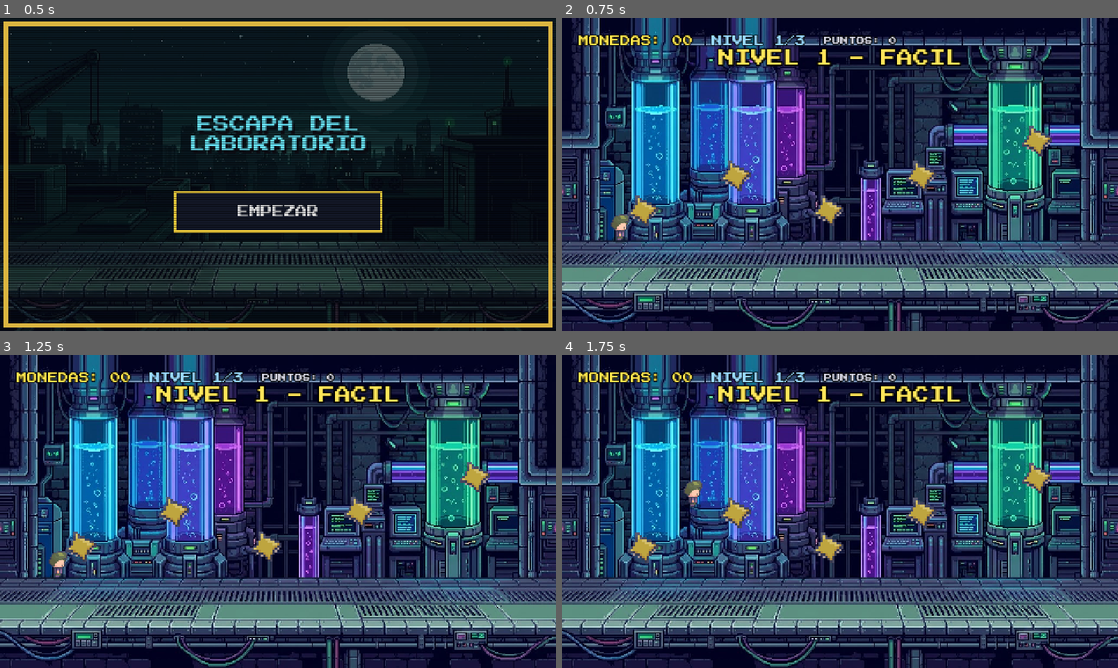
Above: before the commit, frames 1-4 (two rows, left to right).
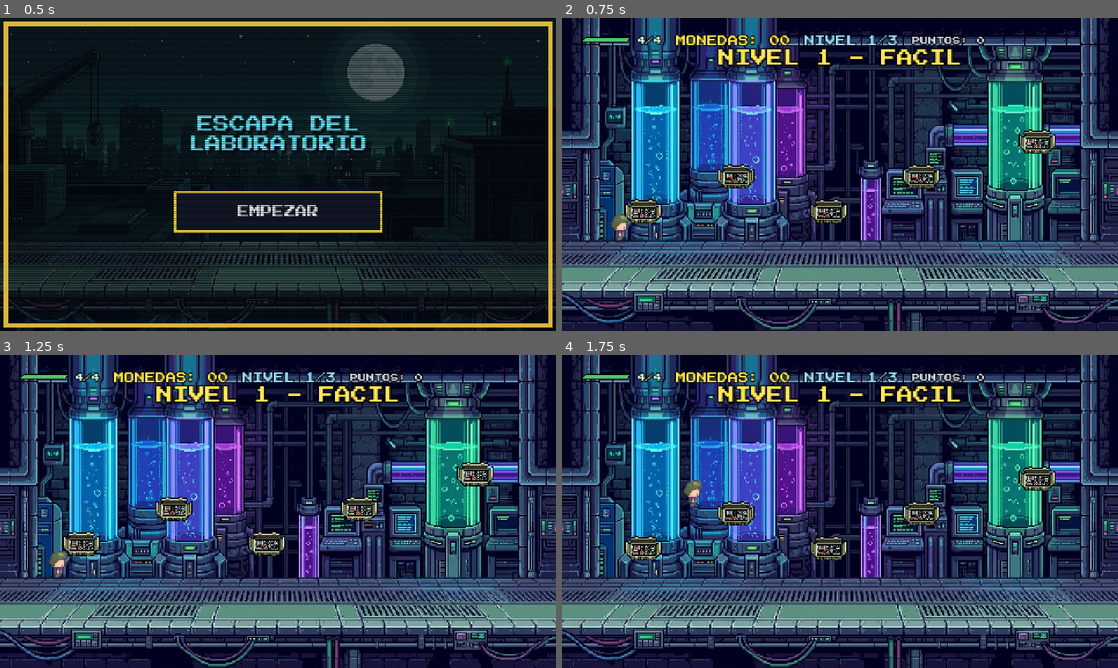
Above: after the commit, the same moments.

Repository: LuisVerduzco822/Escape_del_laboratorio_godot
Game: Godot game, scene res://scenes/Main.tscn
The game is run twice, just before and just after one commit, with the same random seed, the same clock (stepped at 60 frames per second) and the same inputs.
Inputs (mouse positions are in pixels of both pictures, inside the frame that each line leads up to):
- Up to frame 1 (0.5 s): no input
- Up to frame 2 (0.75 s): click "EMPEZAR" at 0.5 s
- Up to frame 3 (1.25 s): no input
- Up to frame 4 (1.75 s): tap Enter (ui_accept) at 1.25 s; move the mouse to (962, 495) at 1.27 s; hold Right (ui_right) from 1.28 s (still down); tap Space (jump) at 1.52 s

Frame 1 is identical in both runs. In frame 2, 4.1% of the frame differs, in the area x 2-89%, y 5-67%; in frame 3, 4.2%, in the area x 2-89%, y 5-66%; in frame 4, 4.1%.

Commit message:
Mejoras a mecánicas

Diff:
--- a/scenes/Main.tscn
+++ b/scenes/Main.tscn
@@ -52,39 +52,56 @@
 anchor_bottom = 1.0
 color = Color(0.02, 0.02, 0.04, 0.82)
 
-[node name="CenterContainer" type="CenterContainer" parent="EndLayer"]
+[node name="CenterContainer" type="Control" parent="EndLayer"]
+layout_mode = 3
 anchors_preset = 15
 anchor_right = 1.0
 anchor_bottom = 1.0
+grow_horizontal = 2
+grow_vertical = 2
 
 [node name="VBoxContainer" type="VBoxContainer" parent="EndLayer/CenterContainer"]
-layout_mode = 2
+layout_mode = 1
+anchors_preset = 15
+anchor_right = 1.0
+anchor_bottom = 1.0
+grow_horizontal = 2
+grow_vertical = 2
 theme_override_constants/separation = 12
 alignment = 1
 
 [node name="TitleStack" type="Control" parent="EndLayer/CenterContainer/VBoxContainer"]
-custom_minimum_size = Vector2(280, 34)
+custom_minimum_size = Vector2(0, 48)
 layout_mode = 2
+size_flags_horizontal = 3
 
 [node name="TitleShadow" type="Label" parent="EndLayer/CenterContainer/VBoxContainer/TitleStack"]
 layout_mode = 0
+anchor_right = 1.0
+anchor_bottom = 1.0
 offset_left = 2.0
 offset_top = 3.0
-offset_right = 282.0
-offset_bottom = 37.0
+offset_right = 2.0
+offset_bottom = 3.0
 theme_override_colors/font_color = Color(0.05, 0.05, 0.08, 1)
 theme_override_font_sizes/font_size = 13
 text = "GAME OVER"
 horizontal_alignment = 1
+vertical_alignment = 1
+autowrap_mode = 3
+clip_text = true
 
 [node name="TitleLabel" type="Label" parent="EndLayer/CenterContainer/VBoxContainer/TitleStack"]
 layout_mode = 0
-offset_right = 280.0
-offset_bottom = 34.0
+anchor_right = 1.0
+anchor_bottom = 1.0
 theme_override_colors/font_color = Color(1, 0.9, 0.3, 1)
 theme_override_font_sizes/font_size = 13
 text = "GAME OVER"
 horizontal_alignment = 1
+vertical_alignment = 1
+autowrap_mode = 3
+clip_text = true
 
 [node name="ScoreSummaryLabel" type="Label" parent="EndLayer/CenterContainer/VBoxContainer"]
 layout_mode = 2
@@ -100,11 +117,13 @@
 [node name="RetryButton" type="Button" parent="EndLayer/CenterContainer/VBoxContainer"]
 custom_minimum_size = Vector2(180, 36)
 layout_mode = 2
+size_flags_horizontal = 4
 text = "REINTENTAR"
 
 [node name="MenuButton" type="Button" parent="EndLayer/CenterContainer/VBoxContainer"]
 custom_minimum_size = Vector2(180, 36)
 layout_mode = 2
+size_flags_horizontal = 4
 text = "MENÚ PRINCIPAL"
 
 [node name="EndScanlines" type="TextureRect" parent="EndLayer"]
--- a/scenes/item/Coin.tscn
+++ b/scenes/item/Coin.tscn
@@ -1,7 +1,7 @@
 [gd_scene load_steps=3 format=3]
 
 [ext_resource type="Script" path="res://scripts/item/Coin.gd" id="1"]
-[ext_resource type="Texture2D" path="res://assets/decor/star_item.png" id="2"]
+[ext_resource type="Texture2D" path="res://assets/tiles/toolbox.png" id="2"]
 
 [sub_resource type="CircleShape2D" id="CircleShape2D_coin"]
 radius = 7.0
@@ -16,7 +16,7 @@
 
 [node name="Icon" type="Node2D" parent="."]
 
-[node name="Star" type="Sprite2D" parent="Icon"]
-scale = Vector2(2, 2)
+[node name="Toolbox" type="Sprite2D" parent="Icon"]
+scale = Vector2(0.75, 0.75)
 texture = ExtResource("2")
 texture_filter = 1
--- a/scenes/ui/HUD.tscn
+++ b/scenes/ui/HUD.tscn
@@ -1,6 +1,7 @@
-[gd_scene load_steps=2 format=3]
+[gd_scene load_steps=3 format=3]
 
 [ext_resource type="Script" path="res://scripts/ui/HUD.gd" id="1"]
+[ext_resource type="SpriteFrames" path="res://scenes/ui/LivesSpriteFrames.tres" id="2"]
 
 [node name="HUD" type="CanvasLayer"]
 script = ExtResource("1")
@@ -14,7 +15,26 @@
 theme_override_constants/margin_top = 4
 
 [node name="HBoxContainer" type="HBoxContainer" parent="MarginContainer"]
-theme_override_constants/separation = 16
+theme_override_constants/separation = 12
+
+[node name="LivesRow" type="HBoxContainer" parent="MarginContainer/HBoxContainer"]
+theme_override_constants/separation = 3
+
+[node name="LivesSprite" type="AnimatedSprite2D" parent="MarginContainer/HBoxContainer/LivesRow"]
+position = Vector2(24, 8)
+sprite_frames = ExtResource("2")
+animation = &"green"
+texture_filter = 1
+
+[node name="LivesSpacer" type="Control" parent="MarginContainer/HBoxContainer/LivesRow"]
+custom_minimum_size = Vector2(48, 16)
+
+[node name="LivesLabel" type="Label" parent="MarginContainer/HBoxContainer/LivesRow"]
+theme_override_font_sizes/font_size = 7
+theme_override_colors/font_color = Color(0.85, 1, 0.88, 1)
+theme_override_colors/font_outline_color = Color(0, 0, 0, 1)
+theme_override_constants/outline_size = 3
+text = "4/4"
 
 [node name="CoinsLabel" type="Label" parent="MarginContainer/HBoxContainer"]
 theme_override_font_sizes/font_size = 9
--- a/scripts/autoload/GameManager.gd
+++ b/scripts/autoload/GameManager.gd
@@ -1,14 +1,16 @@
 extends Node
 ## Autoload (Singleton) con el estado global de la partida: monedas,
-## puntos y nivel actual. El jugador tiene una sola vida: cualquier
-## golpe lateral de una bola de fuego termina la partida.
+## puntos, nivel actual y las cuatro vidas del jugador.
 
 signal score_changed(new_score: int)
+signal lives_changed(new_lives: int)
 signal coins_changed(new_coins: int)
 signal level_changed(new_level: int)
 signal coins_target_changed(target: int)
 signal game_over
 signal victory
+
+const START_LIVES := 4
 
 var max_level := 3
 
@@ -16,13 +18,16 @@
 var coins := 0
 var coins_target := 0
 var current_level := 1
+var lives := START_LIVES
 
 
 func start_new_game() -> void:
 	score = 0
 	coins = 0
 	current_level = 1
+	lives = START_LIVES
 	score_changed.emit(score)
+	lives_changed.emit(lives)
 	coins_changed.emit(coins)
 	level_changed.emit(current_level)
 
@@ -54,6 +59,17 @@
 	game_over.emit()
 
 
+func player_hit() -> void:
+	if lives <= 0:
+		return
+	lives -= 1
+	lives_changed.emit(lives)
+	if lives == 0:
+		player_died()
+	else:
+		AudioManager.play_sfx("hit")
+
+
 func level_complete() -> void:
 	if current_level >= max_level:
 		AudioManager.stop_music()
--- a/scripts/enemy/Fireball.gd
+++ b/scripts/enemy/Fireball.gd
@@ -2,7 +2,7 @@
 ## Bola de fuego: aparece en el borde derecho de la pantalla y avanza
 ## en línea recta hacia la izquierda sobre la pasarela metálica. Si el
 ## jugador la pisa desde arriba (cayendo), se destruye y el jugador
-## rebota; si la toca de lado, el jugador pierde.
+## rebota; si la toca de lado, el jugador pierde una vida.
 
 @export var speed := 120.0
 
@@ -27,7 +27,7 @@
 func _on_body_entered(body: Node) -> void:
 	if _dead or not body.is_in_group("player"):
 		return
-	if body.has_method("die") == false:
+	if body.has_method("take_damage") == false:
 		return
 
 	var falling: bool = "velocity" in body and body.velocity.y > 0.0
@@ -37,7 +37,7 @@
 	if falling and is_above:
 		_die_stomped(body)
 	else:
-		body.die()
+		body.take_damage()
 
 
 func _die_stomped(player: Node) -> void:
--- a/scripts/item/Coin.gd
+++ b/scripts/item/Coin.gd
@@ -4,13 +4,22 @@
 
 @export var value := 1
 
+var _animation_step := 0
+
 
 func _ready() -> void:
 	body_entered.connect(_on_body_entered)
-	var t := create_tween()
-	t.set_loops()
-	t.tween_property($Icon, "position:y", -3.0, 0.5).set_trans(Tween.TRANS_SINE)
-	t.tween_property($Icon, "position:y", 0.0, 0.5).set_trans(Tween.TRANS_SINE)
+	var animation_timer := Timer.new()
+	animation_timer.wait_time = 0.4
+	animation_timer.timeout.connect(_advance_animation)
+	add_child(animation_timer)
+	animation_timer.start()
+
+
+func _advance_animation() -> void:
+	_animation_step = (_animation_step + 1) % 4
+	var offsets := [0.0, -4.0, 0.0, 4.0]
+	$Icon.position.y = offsets[_animation_step]
 
 
 func _on_body_entered(body: Node) -> void:
--- a/scripts/player/Player.gd
+++ b/scripts/player/Player.gd
@@ -1,7 +1,9 @@
 extends CharacterBody2D
 ## Jugador estilo plataformas (Mario-like): movimiento horizontal,
 ## gravedad y salto. Si pisa una bola de fuego desde arriba la
-## elimina y rebota; si la toca de lado, pierde.
+## elimina y rebota; si la toca de lado, pierde una vida.
+
+const INVULN_TIME := 1.0
 
 @export var speed := 140.0
 @export var gravity := 1200.0
@@ -13,6 +15,7 @@
 
 var facing := "right"
 var dead := false
+var invuln_timer := 0.0
 
 
 func _ready() -> void:
@@ -23,6 +26,10 @@
 func _physics_process(delta: float) -> void:
 	if dead:
 		return
+	if invuln_timer > 0.0:
+		invuln_timer = maxf(invuln_timer - delta, 0.0)
+		# Parpadeo visual durante la protección tras recibir daño.
+		sprite.visible = invuln_timer == 0.0 or int(invuln_timer * 12.0) % 2 == 0
 
 	var current_gravity := gravity * (fall_gravity_multiplier if velocity.y > 0.0 else 1.0)
 	velocity.y += current_gravity * delta
@@ -59,10 +66,14 @@
 	velocity.y = bounce_velocity
 
 
-## Llamado por el enemigo cuando el jugador lo toca de lado.
-func die() -> void:
-	if dead:
+## Llamado por la bola de fuego al tocar al jugador de lado.
+func take_damage() -> void:
+	if dead or invuln_timer > 0.0:
 		return
-	dead = true
-	velocity = Vector2.ZERO
-	GameManager.player_died()
+	GameManager.player_hit()
+	if GameManager.lives == 0:
+		dead = true
+		velocity = Vector2.ZERO
+		sprite.visible = true
+	else:
+		invuln_timer = INVULN_TIME
--- a/scripts/ui/HUD.gd
+++ b/scripts/ui/HUD.gd
@@ -1,18 +1,21 @@
 extends CanvasLayer
-## HUD durante la partida: contador de monedas (esquina superior,
-## formato "MONEDAS: 00") y nivel actual. Se actualiza únicamente
+## HUD durante la partida: vidas, monedas, nivel y puntos. Se actualiza únicamente
 ## escuchando señales de GameManager.
 
+@onready var lives_sprite: AnimatedSprite2D = $MarginContainer/HBoxContainer/LivesRow/LivesSprite
+@onready var lives_label: Label = $MarginContainer/HBoxContainer/LivesRow/LivesLabel
 @onready var coins_label: Label = $MarginContainer/HBoxContainer/CoinsLabel
 @onready var level_label: Label = $MarginContainer/HBoxContainer/LevelLabel
 @onready var score_label: Label = $MarginContainer/HBoxContainer/ScoreLabel
 
 
 func _ready() -> void:
+	GameManager.lives_changed.connect(_on_lives_changed)
 	GameManager.coins_changed.connect(_on_coins_changed)
 	GameManager.level_changed.connect(_on_level_changed)
 	GameManager.score_changed.connect(_on_score_changed)
 	_on_coins_changed(GameManager.coins)
+	_on_lives_changed(GameManager.lives)
 	_on_level_changed(GameManager.current_level)
 	_on_score_changed(GameManager.score)
 
@@ -21,6 +24,16 @@
 	coins_label.text = "MONEDAS: %02d" % v
 
 
+func _on_lives_changed(v: int) -> void:
+	lives_label.text = "%d/%d" % [v, GameManager.START_LIVES]
+	match v:
+		4: lives_sprite.play("green")
+		3: lives_sprite.play("blue")
+		2: lives_sprite.play("yellow")
+		1: lives_sprite.play("red")
+		_: lives_sprite.play("empty")
+
+
 func _on_level_changed(v: int) -> void:
 	level_label.text = "NIVEL %d/%d" % [v, GameManager.max_level]
 
Binary file added: assets/tiles/toolbox.png
Not shown, added: assets/tiles/toolbox.png.import
Not shown, changed: .gitignore
Not shown, changed: README.md
